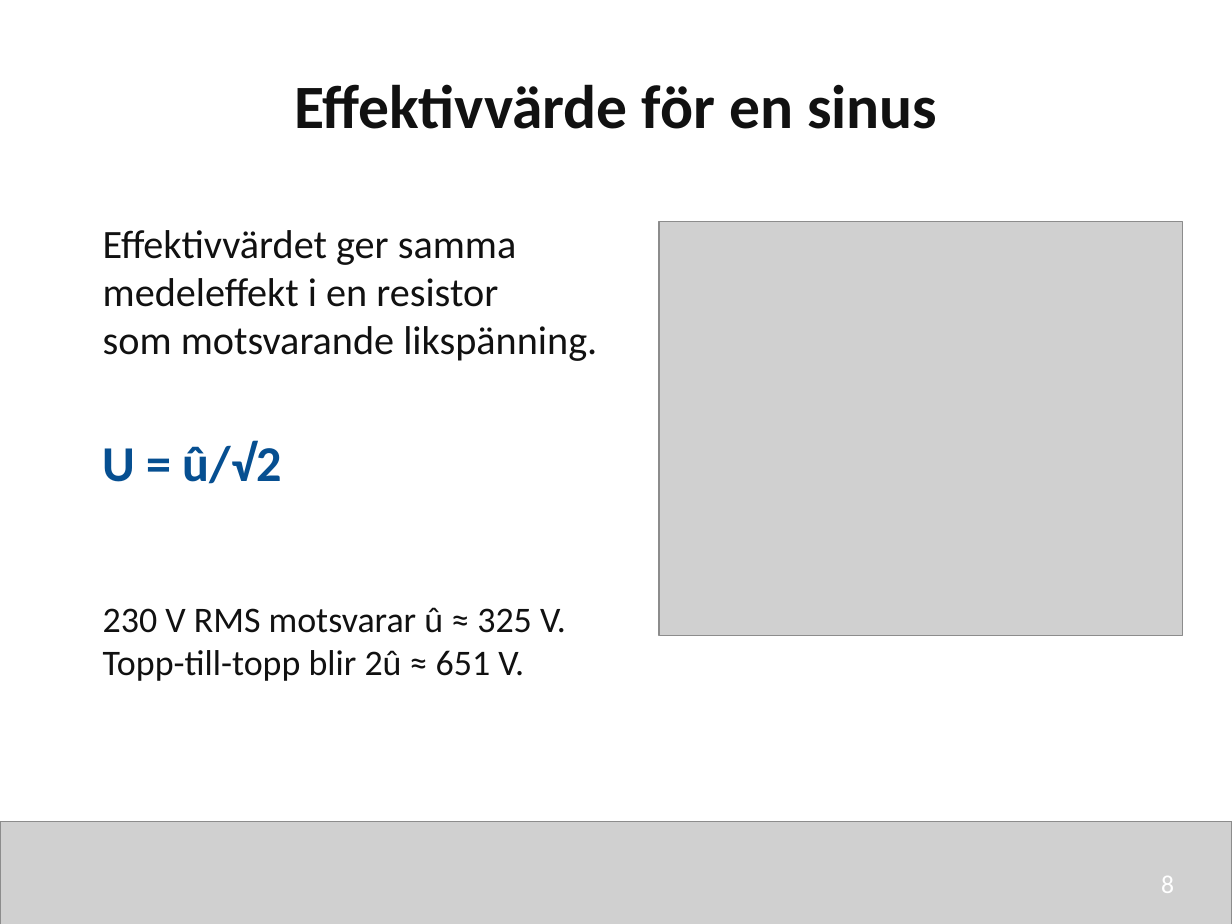
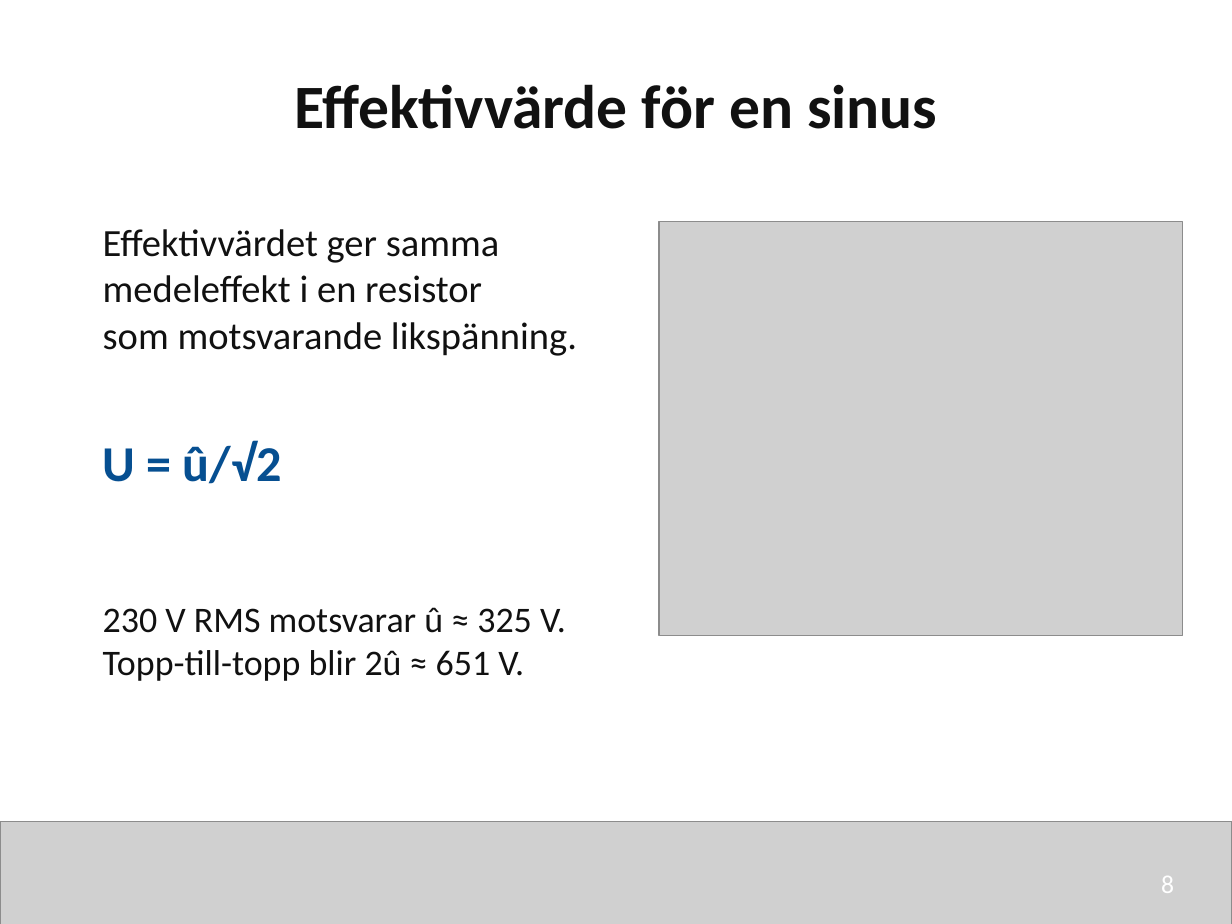
Before and after one commit to nj22az/nj22az.github.io, a slide deck: slide 8 of sjoskolan/vecka-40/aktuell/v40_01_Sinusformad_vaxelspanning_elev.pptx. Drawn at 1232x924 pixels with LibreOffice and Linux fonts; fonts in the diff are those of the drawing; grey boxes stand for pictures. Boxes give left, top, right and bottom in pixels: in the first picture for what was removed or moved away, otherwise in the second. Text is boxed around its words. In the diff, an @@ line names an element or a change of style, - is before the commit and + after.

```diff
--- a/sjoskolan/vecka-40/aktuell/v40_01_Sinusformad_vaxelspanning_elev.pptx
+++ b/sjoskolan/vecka-40/aktuell/v40_01_Sinusformad_vaxelspanning_elev.pptx
@@ text "Effektivvärdet ger samma medeleffekt i ..." at bbox=[103, 229, 577, 356]: size 23.5 to 22.5 pt @@
```
Also in this commit, not shown: 2 other slides changed, 12 other files.
